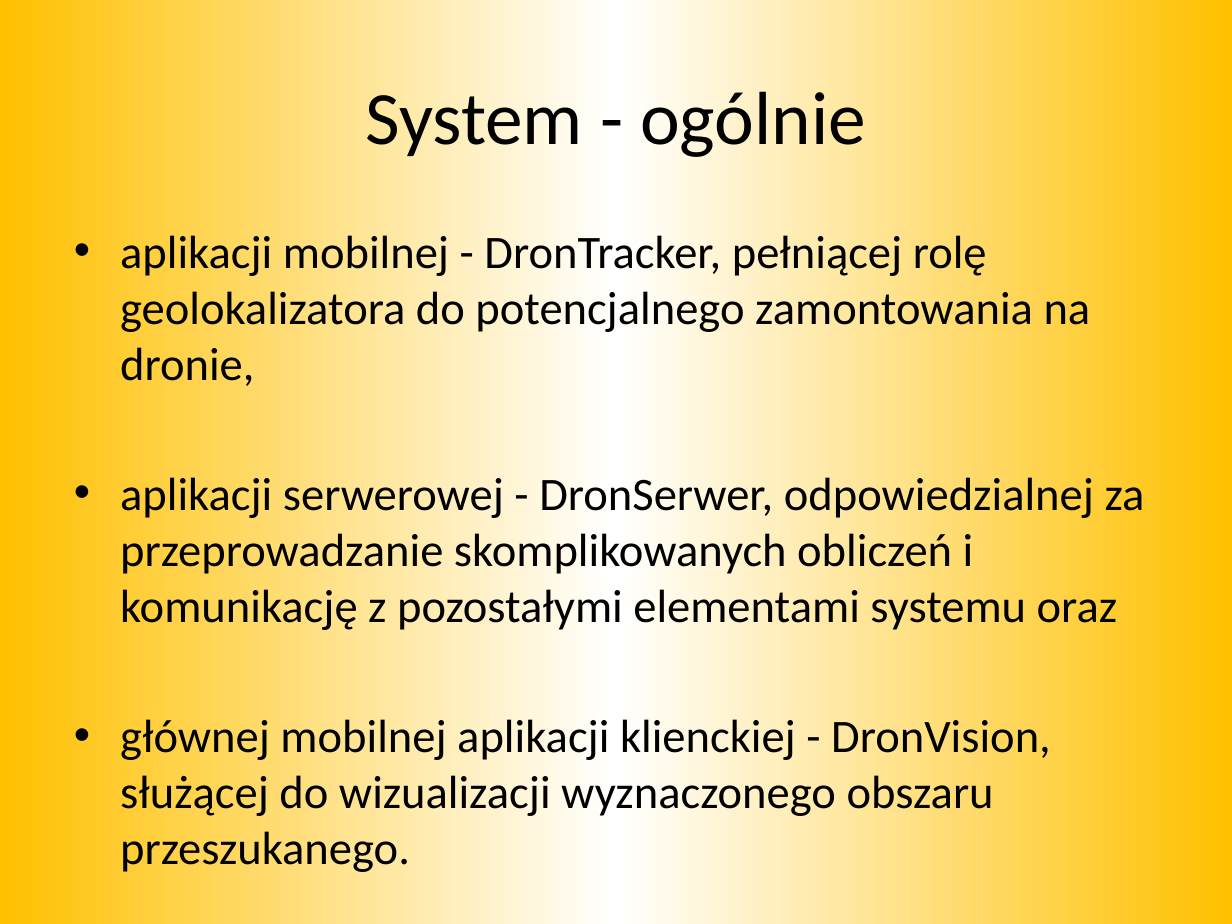
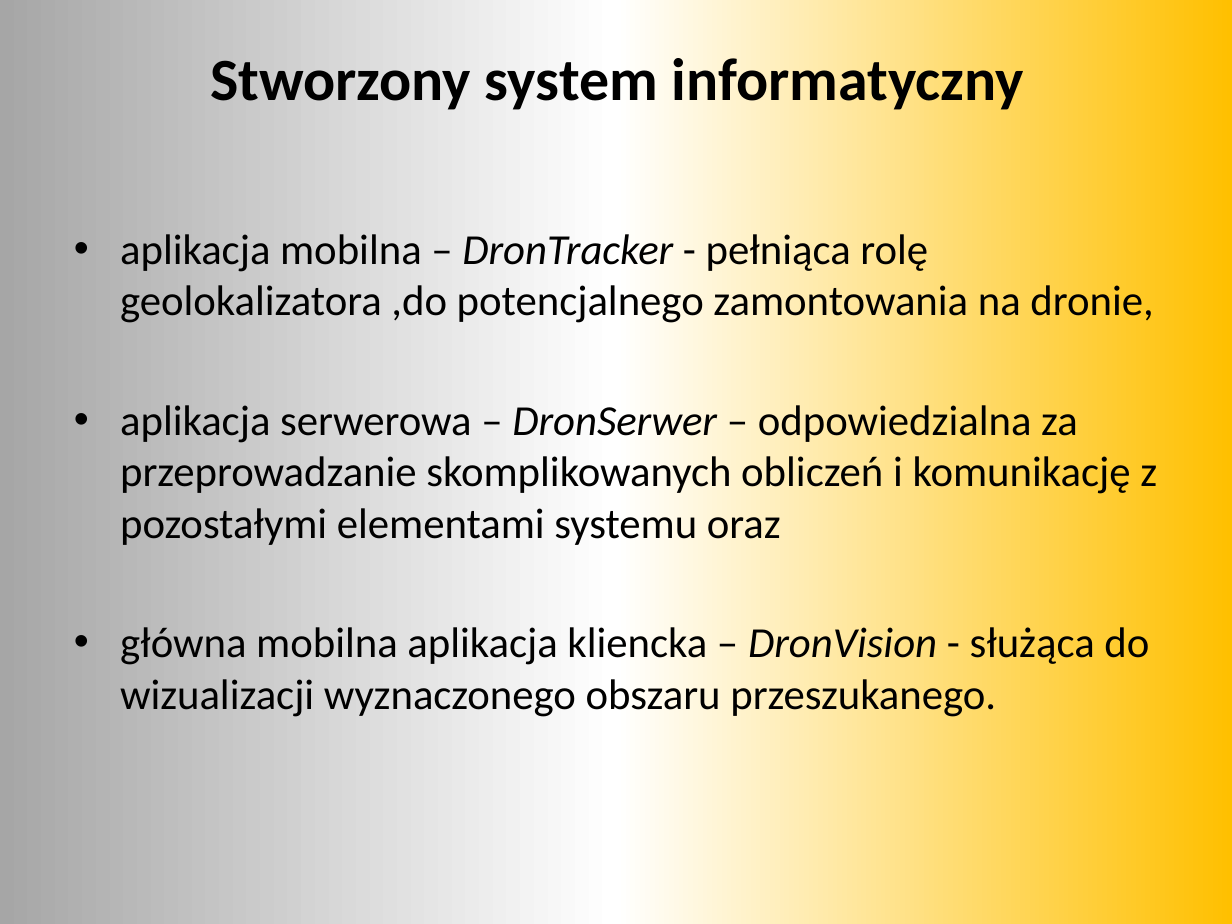
Before and after one commit to mkapiczy/DronVision, a slide deck: slide 25 of Dokumenty/Obrona/Prezentacja.pptx (slide 26 before the commit). Drawn at 1232x924 pixels with LibreOffice and Linux fonts; fonts in the diff are those of the drawing. Boxes give left, top, right and bottom in pixels: in the first picture for what was removed or moved away, otherwise in the second. Text is boxed around its words. In the diff, an @@ line names an element or a change of style, - is before the commit and + after.

```diff
--- a/Dokumenty/Obrona/Prezentacja.pptx
+++ b/Dokumenty/Obrona/Prezentacja.pptx
@@ background gradient #FFC000 to #FFFFFF to gradient #A6A6A6 to #FFFFFF to #FFC000 @@
@@ title at (210,51,1025,115): text changed; size 44 to 35 pt; bold on @@
-System - ogólnie
+Stworzony system informatyczny
@@ text at (120,234,1157,719): text changed; size 27.2 to 25 pt @@
-• aplikacji mobilnej - DronTracker, pełniącej rolę geolokalizatora do potencjalnego zamontowania na dronie,
-• aplikacji serwerowej - DronSerwer, odpowiedzialnej za przeprowadzanie skomplikowanych obliczeń i komunikację z pozostałymi elementami systemu oraz
-• głównej mobilnej aplikacji klienckiej - DronVision, służącej do wizualizacji wyznaczonego obszaru przeszukanego.
+• aplikacja mobilna – DronTracker - pełniąca rolę geolokalizatora ,do potencjalnego zamontowania na dronie,
+• aplikacja serwerowa – DronSerwer – odpowiedzialna za przeprowadzanie skomplikowanych obliczeń i komunikację z pozostałymi elementami systemu oraz
+• główna mobilna aplikacja kliencka – DronVision - służąca do wizualizacji wyznaczonego obszaru przeszukanego.
```
Also in this commit, not shown: 16 other slides changed, 10 slides added, 11 slides removed, 4 other files.
